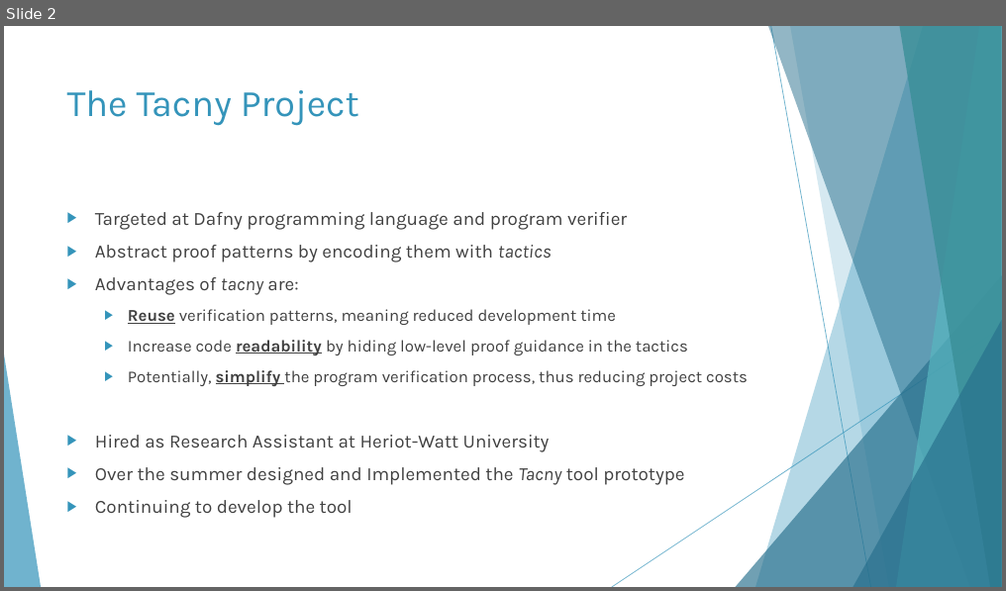
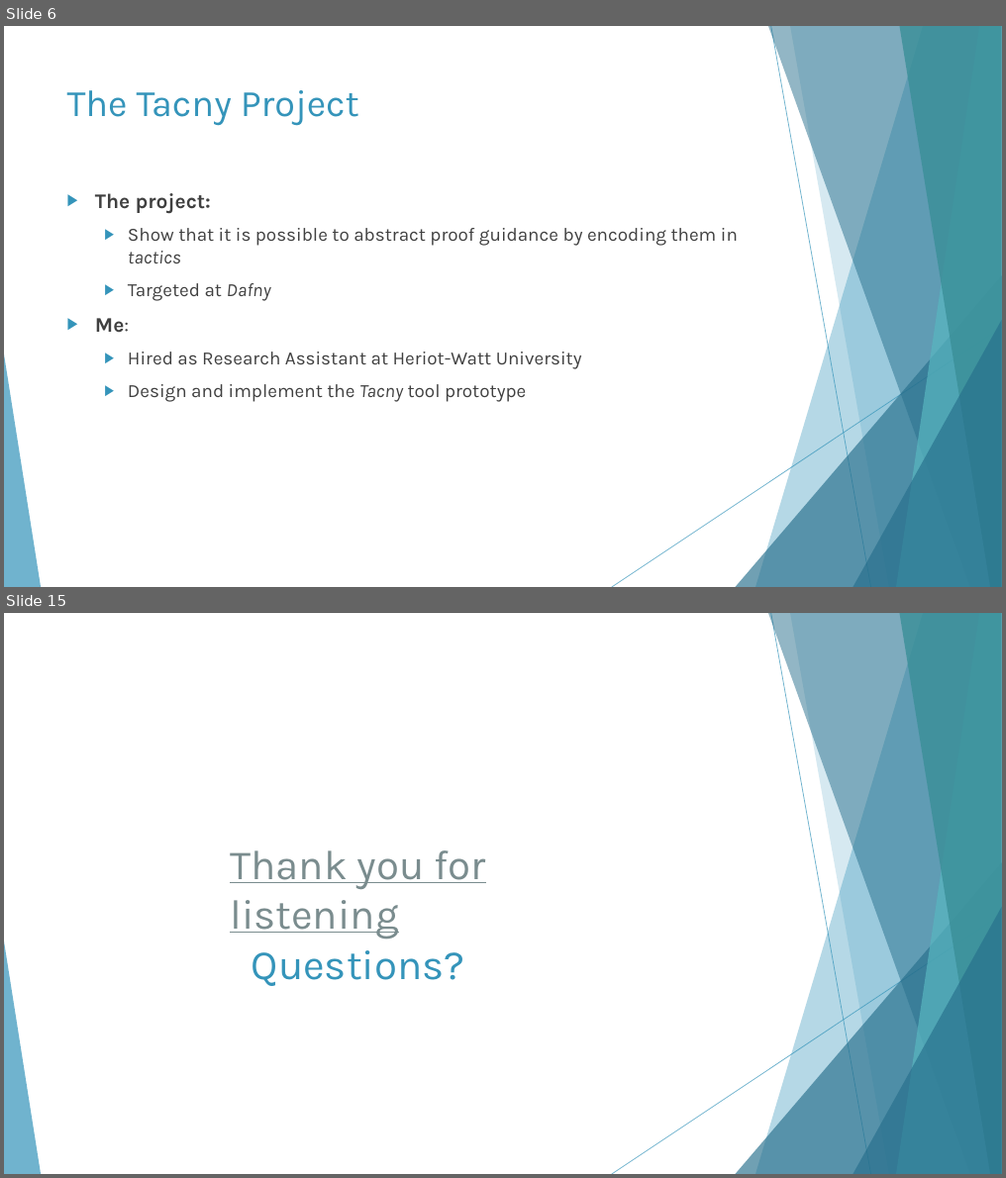
Before and after one commit to Tapanito/industrial, a slide deck: Portfolio Task D.pptx. Shown one above the other, each under a label of ours: slide 2 before the commit, slides 6 and 15 after it; the slides between them are not shown. The pictures are 1006x591 and 1006x1178 pixels, drawn with LibreOffice and Linux fonts; fonts in the diff are those of the drawing. Boxes give left, top, right and bottom in pixels: in the first picture for what was removed or moved away, otherwise in the second. Text is boxed around its words. In the diff, an @@ line names an element or a change of style, - is before the commit and + after.

```diff
--- a/Portfolio Task D.pptx
+++ b/Portfolio Task D.pptx
@@ slide 15 added at [4, 613, 1002, 1174], background #FFFFFF; not listed: 10 template elements that a slide beside it also shows @@
@@ text added at [230, 851, 485, 986], 40 pt, text #7A8C8E, underline @@
+Thank you for listening
+Questions?
@@ what was slide 2 is now slide 6 @@
@@ slide 6 changed as well @@
@@ text "The project:": place and size @@
-text "The project:" at [95, 212, 747, 518]
+text "The project:" at [95, 193, 738, 402]
@@ text at [95, 193, 738, 333]: text changed; size 16 to 18 pt @@
-▶ Targeted at Dafny programming language and program verifier
-▶ Abstract proof patterns by encoding them with tactics
-▶ Advantages of tacny are:
-  ▶ Reuse verification patterns, meaning reduced development time
-  ▶ Increase code readability by hiding low-level proof guidance in the tactics
-  ▶ Potentially, simplify the program verification process, thus reducing project costs
+▶ The project:
+  ▶ Show that it is possible to abstract proof guidance by encoding them in tactics
+  ▶ Targeted at Dafny
+▶ Me:
@@ text at [128, 352, 582, 370]: list level 1 to 2 in "Hired as Research Assistant at ..." @@
@@ text at [128, 384, 526, 402]: text changed @@
-▶ Over the summer designed and Implemented the Tacny tool prototype
-▶ Continuing to develop the tool
+  ▶ Design and implement the Tacny tool prototype
```
Also in this commit, not shown: 1 other slide changed, 11 other slides added, 1 slide removed, 2 other files.
